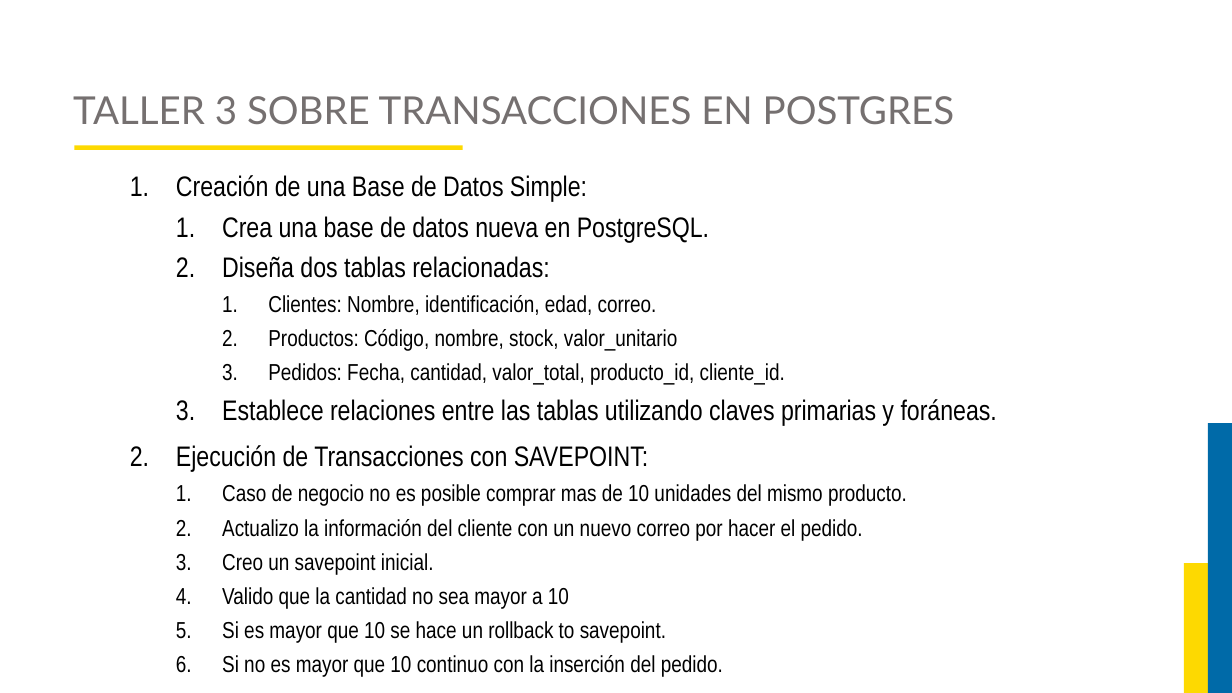
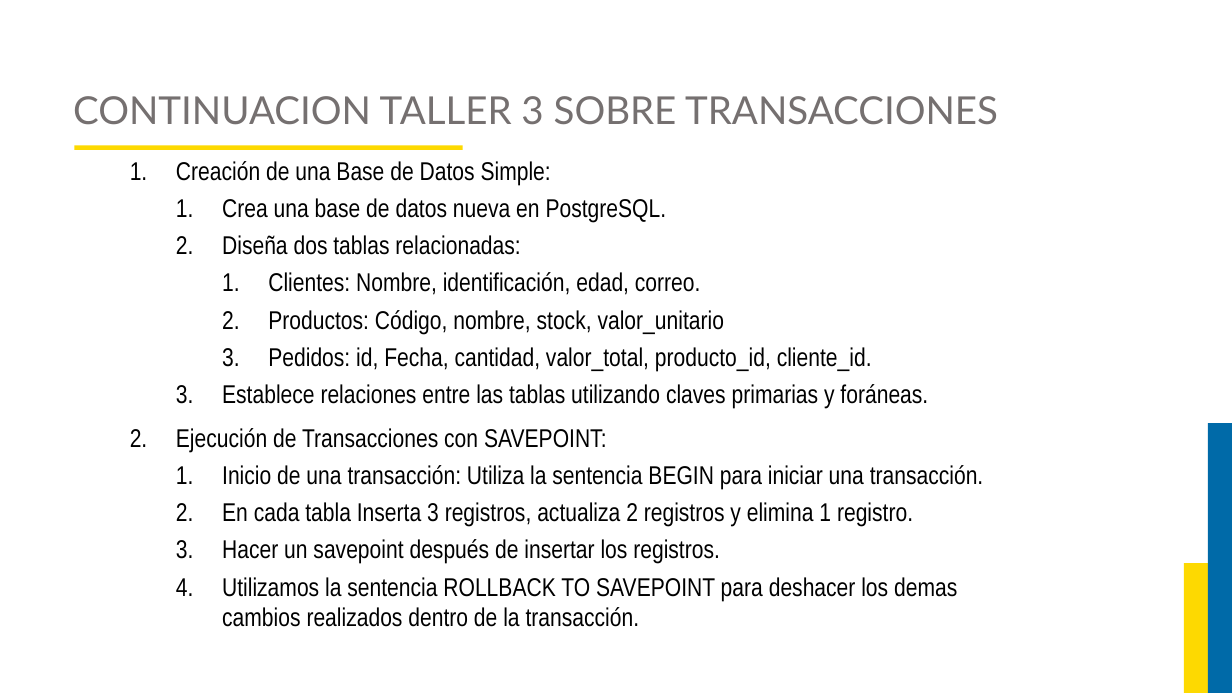
Before and after one commit to JorgeAlejandroAguirreGutierrez/proyecto-luis, a slide deck: slide 39 of Curso Base de Datos 2/Diapositivas.pptx. Drawn at 1232x693 pixels with LibreOffice and Linux fonts; fonts in the diff are those of the drawing; background and template pictures are left out. Boxes give left, top, right and bottom in pixels: in the first picture for what was removed or moved away, otherwise in the second. Text is boxed around its words. In the diff, an @@ line names an element or a change of style, - is before the commit and + after.

```diff
--- a/Curso Base de Datos 2/Diapositivas.pptx
+++ b/Curso Base de Datos 2/Diapositivas.pptx
@@ title at (73,96,998,125): text changed @@
-TALLER 3 SOBRE TRANSACCIONES EN POSTGRES
+CONTINUACION TALLER 3 SOBRE TRANSACCIONES
@@ text "Creación de una Base de ...": place and size @@
-text "Creación de una Base de ..." at (176,175,997,677)
+text "Creación de una Base de ..." at (176,161,984,627)
@@ text at (176,161,928,453): size 22 to 20 pt in "Creación de una Base de Datos Simple:", "Crea una base de datos nueva en ...", "Diseña dos tablas relacionadas:", "Establece relaciones entre las tablas utilizando claves ..." and 1 more places; size 18 to 20 pt in "Clientes: Nombre, identificación, edad, correo.", "Productos: Código, nombre, stock, valor_unitario" @@
@@ text at (268,347,872,372): text changed; size 18 to 20 pt @@
-    3. Pedidos: Fecha, cantidad, valor_total, producto_id, cliente_id.
+    3. Pedidos: id, Fecha, cantidad, valor_total, producto_id, cliente_id.
@@ text at (222,465,984,627): text changed; size 18 to 20 pt @@
-  1. Caso de negocio no es posible comprar mas de 10 unidades del mismo producto.
-  2. Actualizo la información del cliente con un nuevo correo por hacer el pedido.
-  3. Creo un savepoint inicial.
-  4. Valido que la cantidad no sea mayor a 10
-  5. Si es mayor que 10 se hace un rollback to savepoint.
-  6. Si no es mayor que 10 continuo con la inserción del pedido.
+  1. Inicio de una transacción: Utiliza la sentencia BEGIN para iniciar una transacción.
+  2. En cada tabla Inserta 3 registros, actualiza 2 registros y elimina 1 registro.
+  3. Hacer un savepoint después de insertar los registros.
+  4. Utilizamos la sentencia ROLLBACK TO SAVEPOINT para deshacer los demas cambios realizados dentro de la transacción.
```
Also in this commit, not shown: 12 other slides changed, 20 slides added, 1 slide removed, 9 other files.
